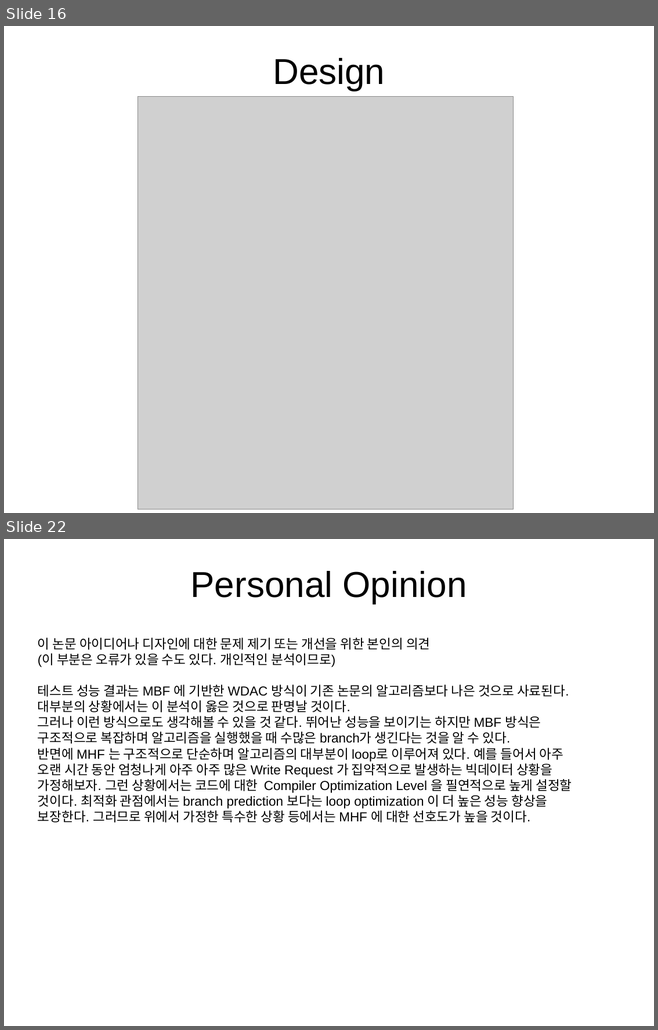
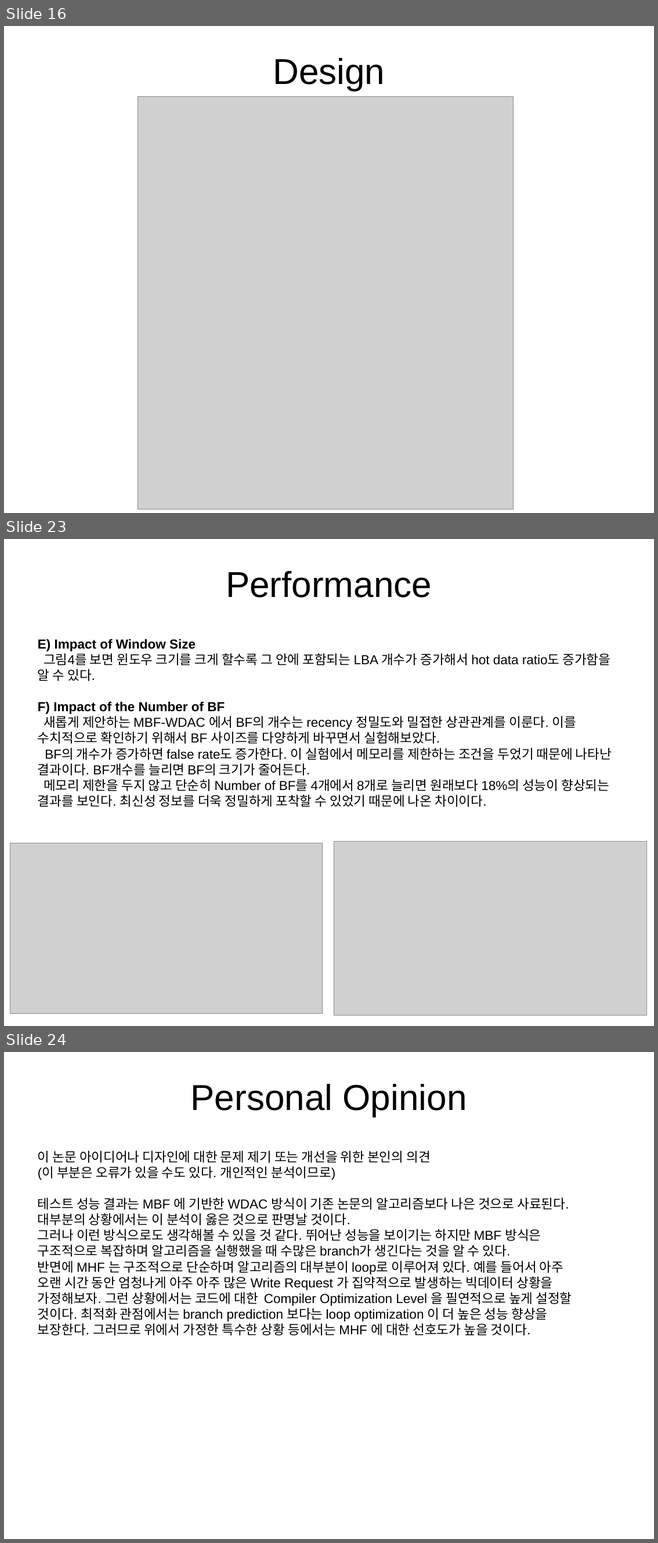
Before and after one commit to OptimistLabyrinth/ubuntu16.04, a slide deck: DPARK_office/Non-Volatile_Momory/hot_data_identification_PaperReview.odp. Shown one above the other, each under a label of ours: slides 16 and 22 before the commit, slides 16, 23 and 24 after it; the slides between them are not shown. The pictures are 658x1030 and 658x1543 pixels, drawn with LibreOffice and Linux fonts; fonts in the diff are those of the drawing; grey boxes stand for pictures. Boxes give left, top, right and bottom in pixels: in the first picture for what was removed or moved away, otherwise in the second. Text is boxed around its words. In the diff, an @@ line names an element or a change of style, - is before the commit and + after.

```diff
--- a/DPARK_office/Non-Volatile_Momory/hot_data_identification_PaperReview.odp
+++ b/DPARK_office/Non-Volatile_Momory/hot_data_identification_PaperReview.odp
@@ slide 23 added at bbox=[4, 539, 654, 1026], background #FFFFFF @@
@@ title added at bbox=[226, 571, 431, 598], 44 pt, text #000000 @@
+Performance
@@ text added at bbox=[38, 639, 611, 807], 16 pt, text #000000 @@
+E) Impact of Window Size
+그림4를 보면 윈도우 크기를 크게 할수록 그 안에 포함되는 LBA 개수가 증가해서 hot data ratio도 증가함을 알 수 있다.
+F) Impact of the Number of BF
+새롭게 제안하는 MBF-WDAC 에서 BF의 개수는 recency 정밀도와 밀접한 상관관계를 이룬다. 이를 수치적으로 확인하기 위해서 BF 사이즈를 다양하게 바꾸면서 실험해보았다.
+BF의 개수가 증가하면 false rate도 증가한다. 이 실험에서 메모리를 제한하는 조건을 두었기 때문에 나타난 결과이다. BF개수를 늘리면 BF의 크기가 줄어든다.
+메모리 제한을 두지 않고 단순히 Number of BF를 4개에서 8개로 늘리면 원래보다 18%의 성능이 향상되는 결과를 보인다. 최신성 정보를 더욱 정밀하게 포착할 수 있었기 때문에 나온 차이이다.
@@ picture added at bbox=[10, 843, 322, 1014] @@
@@ picture added at bbox=[334, 841, 647, 1016] @@
@@ what was slide 22 is now slide 24 @@
```
Also in this commit, not shown: 7 slides changed, 6 other slides added, 4 slides removed, 8 other files.
